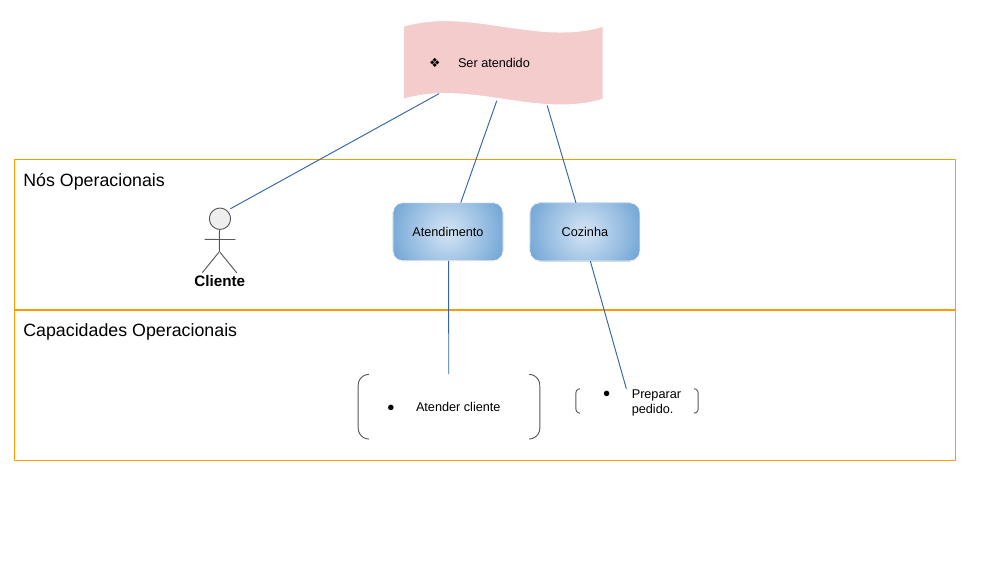
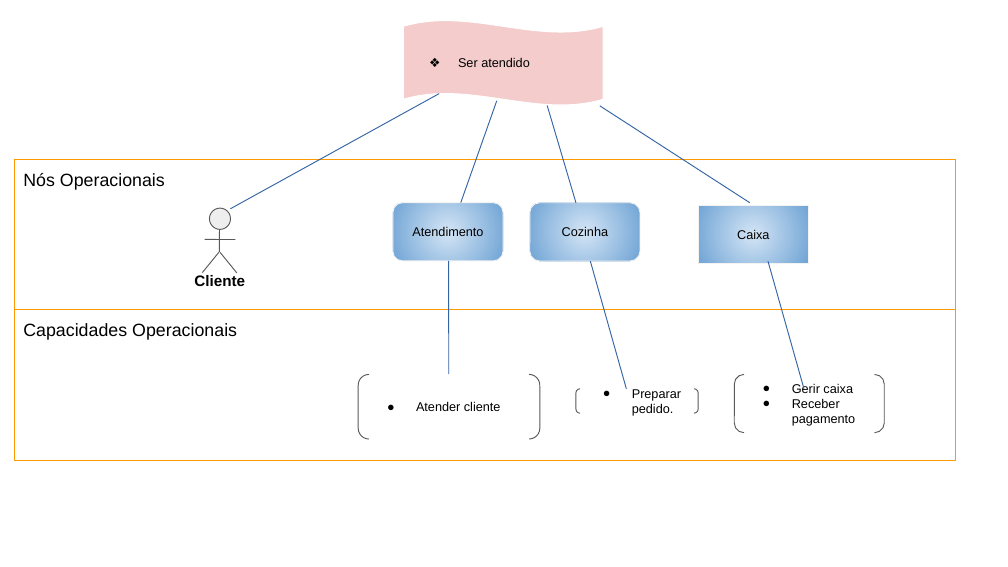
Before and after one commit to Darienzo08/ope_ads, a slide deck: slide 2 of docs/ARTEFATOS(15-23)/Arquitetura_Negócio/15) Arquitetura de Negócio para cada Cenário.pptx. Drawn at 1008x567 pixels with LibreOffice and Linux fonts; fonts in the diff are those of the drawing. Boxes give left, top, right and bottom in pixels: in the first picture for what was removed or moved away, otherwise in the second. Text is boxed around its words. In the diff, an @@ line names an element or a change of style, - is before the commit and + after.

```diff
--- a/docs/ARTEFATOS(15-23)/Arquitetura_Negócio/15) Arquitetura de Negócio para cada Cenário.pptx
+++ b/docs/ARTEFATOS(15-23)/Arquitetura_Negócio/15) Arquitetura de Negócio para cada Cenário.pptx
@@ line added from (600, 106) to (750, 203), #3465A4 0.75 pt @@
@@ rounded rectangle added at (699,206,810,264), fill gradient #D4E5F5 to #70A4D5, outline #F3F3F3 0.75 pt, 10 pt, text #000000 @@
+Caixa
@@ line added from (768, 262) to (804, 389), #3465A4 0.75 pt @@
@@ bracket pair added at (735,375,885,434), outline #595959 0.75 pt, 10 pt, text #000000 @@
+● Gerir caixa
+● Receber pagamento
```
Also in this commit, not shown: 2 other slides changed, 1 slide removed, 22 other files.
